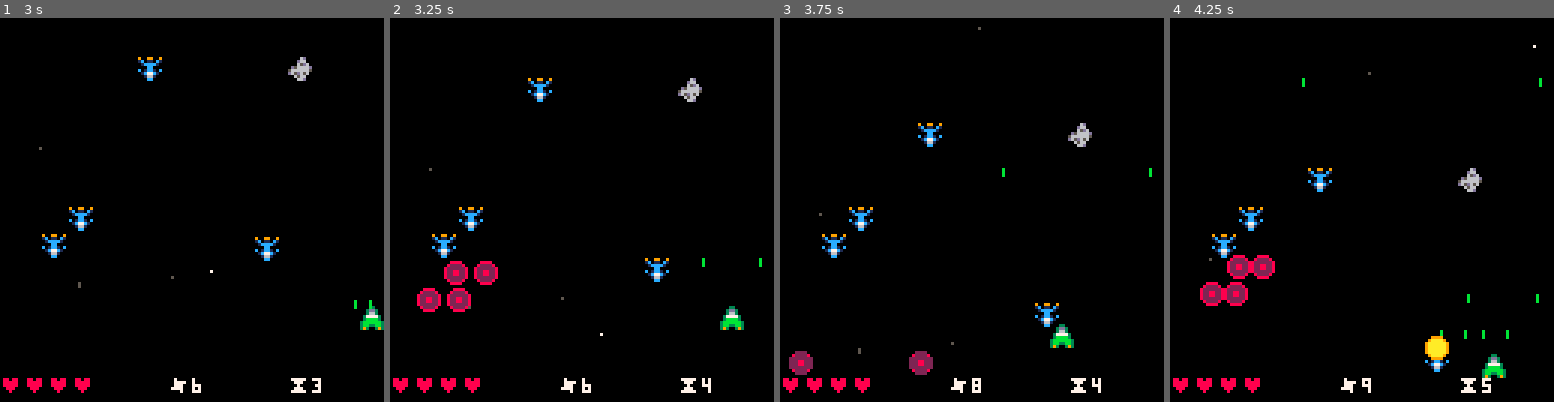
Above: before the commit, frames 1-4 (left to right).
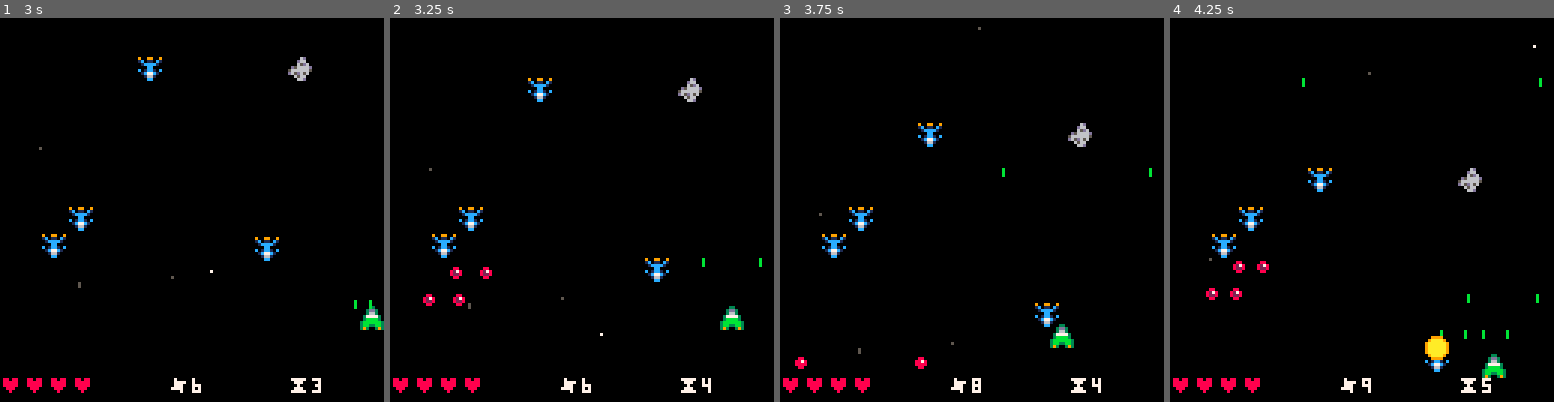
Above: after the commit, the same moments.

Repository: jwnukoski/PICO-8-Workspace
Game: PICO-8 cartridge test.p8
Same seed, same stepped clock (60 frames per second), same inputs: the game is played once before the commit and once after it.
Inputs:
- Up to frame 1 (3 s): tap X (X key) at 0.33, 1.07, 1.85, 2.97 s; tap O (Z key) at 0.7, 1.7, 2.1, 2.5, 2.9 s; hold Right 1.6-2.1 s; hold Up 2.15-2.42 s; hold Right from 2.47 s (still down)
- Up to frame 2 (3.25 s): release Right at 3.03 s; hold Left from 3.08 s (still down)
- Up to frame 3 (3.75 s): tap O (Z key) at 3.3, 3.7 s; release Left at 3.58 s; hold Down from 3.63 s (still down)
- Up to frame 4 (4.25 s): release Down at 3.97 s; hold Right from 4.02 s (still down); tap X (X key) at 4.08 s; tap O (Z key) at 4.1 s

Frame 1 is identical in both runs. In frame 2, 1.3% of the frame differs, in the area x 7-29%, y 63-77%; in frame 3, 0.6%; in frame 4, 1.3%.

Commit message:
smaller bullets

Diff:
--- a/test.p8
+++ b/test.p8
@@ -137,14 +137,20 @@
 ceeeeeececccccce0000000000000000000000000000000000000000000000000000000000000000000000000000000000000000000000000000000000000000
 0ceeeec00ecccce00000000000000000000000000000000000000000000000000000000000000000000000000000000000000000000000000000000000000000
 00cccc0000eeee000000000000000000000000000000000000000000000000000000000000000000000000000000000000000000000000000000000000000000
-00888800002222000000000000000000000000000000000000000000000000000000000000000000000000000000000000000000000000000000000000000000
-08222280082222800000000000000000000000000000000000000000000000000000000000000000000000000000000000000000000000000000000000000000
-82222228222222220000000000000000000000000000000000000000000000000000000000000000000000000000000000000000000000000000000000000000
-82288228222882220000000000000000000000000000000000000000000000000000000000000000000000000000000000000000000000000000000000000000
-82288228222882220000000000000000000000000000000000000000000000000000000000000000000000000000000000000000000000000000000000000000
-82222228222222220000000000000000000000000000000000000000000000000000000000000000000000000000000000000000000000000000000000000000
-08222280082222800000000000000000000000000000000000000000000000000000000000000000000000000000000000000000000000000000000000000000
-00888800002222000000000000000000000000000000000000000000000000000000000000000000000000000000000000000000000000000000000000000000
+00000000000000000000000000000000000000000000000000000000000000000000000000000000000000000000000000000000000000000000000000000000
+00000000000000000000000000000000000000000000000000000000000000000000000000000000000000000000000000000000000000000000000000000000
+00088000000880000000000000000000000000000000000000000000000000000000000000000000000000000000000000000000000000000000000000000000
+00827800008878000000000000000000000000000000000000000000000000000000000000000000000000000000000000000000000000000000000000000000
+00822800008888000000000000000000000000000000000000000000000000000000000000000000000000000000000000000000000000000000000000000000
+00088000000880000000000000000000000000000000000000000000000000000000000000000000000000000000000000000000000000000000000000000000
+00000000000000000000000000000000000000000000000000000000000000000000000000000000000000000000000000000000000000000000000000000000
+00000000000000000000000000000000000000000000000000000000000000000000000000000000000000000000000000000000000000000000000000000000
+00000000000000000000000000000000000000000000000000000000000000000000000000000000000000000000000000000000000000000000000000000000
+00000000000000000000000000000000000000000000000000000000000000000000000000000000000000000000000000000000000000000000000000000000
+00099000000990000000000000000000000000000000000000000000000000000000000000000000000000000000000000000000000000000000000000000000
+009a7900009979000000000000000000000000000000000000000000000000000000000000000000000000000000000000000000000000000000000000000000
+009aa900009999000000000000000000000000000000000000000000000000000000000000000000000000000000000000000000000000000000000000000000
+00099000000990000000000000000000000000000000000000000000000000000000000000000000000000000000000000000000000000000000000000000000
 __gff__
 0001000000000000000000000000000000820000000000000000000000000000008484000000000000000000000000000084840000000000000000000000000080828284840000000000000000000000008282848400000000000000000000000000000000000000000000000000000000000000000000000000000000000000
 0000000000000000000000000000000000000000000000000000000000000000000000000000000000000000000000000000000000000000000000000000000000000000000000000000000000000000000000000000000000000000000000000000000000000000000000000000000000000000000000000000000000000000
